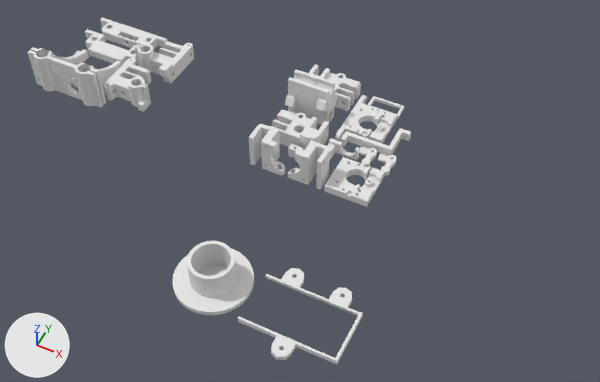
The Blender file sources/blender/sc_12_plates.blend: old version first, new version second.
Both versions are drawn from a 50 mm camera at (336.0, -647.0, 673.0) aimed at (70.0, -114.0, 7.0). The lights are fixed; the arrows at lower left show +X, +Y and +Z.

In view in the first picture: 'Fixalim', 'Output', 'Output (4).001', 'Output (5)', 'Output (5).001', 'Output.001', 'Output.002', 'Output.003', 'Output.004', 'Output.010', 'Output.011', 'Output.013', 'Ramps Support', 'Sc 12 Plate2.007', 'Sc 12 Plate2.008', 'Spoolholder', 'endstopYsupport'.
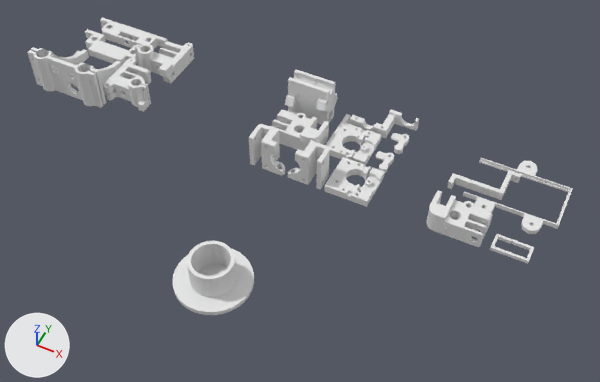
Changed parts and their boxes [x1, y1, x2, y2] in the pictures (600 x 382 px):
'Ramps Support', moved, turned: before [238, 268, 363, 364]; after [463, 158, 573, 234]
'Output.003', moved: before [309, 64, 361, 111]; after [427, 190, 493, 247]
'Output.013', moved: before [335, 95, 397, 143]; after [325, 114, 381, 165]
'Fixalim', moved: before [341, 128, 411, 156]; after [447, 170, 521, 200]
'Output.011', moved: before [288, 138, 359, 161]; after [350, 110, 419, 138]
'endstopYsupport', moved: before [368, 96, 404, 119]; after [490, 234, 534, 264]
'Sc 12 Plate2.008', moved: before [359, 147, 377, 167]; after [391, 133, 409, 154]
'Sc 12 Plate2.007', moved: before [378, 154, 397, 176]; after [376, 151, 394, 173]

The change, as a diff of the scene's bpy script:
```diff
--- a/sources/blender/sc_12_plates.blend.py
+++ b/sources/blender/sc_12_plates.blend.py
@@ ob_ramps_support @@
 ob_ramps_support = bpy.data.objects.new('Ramps Support', me_ramps_support)
-ob_ramps_support.location = (89.0, -283.6, 0.0)
+ob_ramps_support.location = (227.1, 21.8, 5.5)
+ob_ramps_support.rotation_euler = (3.142, 0.0, 0.0)  # degrees (180, 0, 0)
@@ ob_fixalim @@
 ob_fixalim = bpy.data.objects.new('Fixalim', me_fixalim)
-ob_fixalim.location = (132.3, -22.2, 0.0)
+ob_fixalim.location = (263.4, -29.9, 0.0)
@@ ob_endstopysupport @@
 ob_endstopysupport = bpy.data.objects.new('endstopYsupport', me_endstopysupport)
-ob_endstopysupport.location = (93.3, 60.2, 0.0)
+ob_endstopysupport.location = (290.0, -77.8, 0.0)
@@ ob_sc_12_plate2_008 @@
 ob_sc_12_plate2_008 = bpy.data.objects.new('Sc 12 Plate2.008', me_sc_12_plate2_008)
-ob_sc_12_plate2_008.location = (101.1, -0.6, 0.0)
+ob_sc_12_plate2_008.location = (125.3, 36.6, 0.0)
@@ ob_sc_12_plate2_007 @@
 ob_sc_12_plate2_007 = bpy.data.objects.new('Sc 12 Plate2.007', me_sc_12_plate2_007)
-ob_sc_12_plate2_007.location = (101.1, -0.6, 0.0)
+ob_sc_12_plate2_007.location = (97.5, 1.7, 0.0)
@@ ob_output_013 @@
 ob_output_013 = bpy.data.objects.new('Output.013', me_output_013)
-ob_output_013.location = (118.7, -201.1, 0.0)
+ob_output_013.location = (115.5, -240.2, 0.0)
@@ ob_output_011 @@
 ob_output_011 = bpy.data.objects.new('Output.011', me_output_011)
-ob_output_011.location = (26.5, -165.5, 0.0)
+ob_output_011.location = (68.6, -91.3, 0.0)
@@ ob_output_003 @@
 ob_output_003 = bpy.data.objects.new('Output.003', me_output_003)
-ob_output_003.location = (4.7, 124.4, 0.0)
+ob_output_003.location = (208.3, -1.8, 0.0)
```
